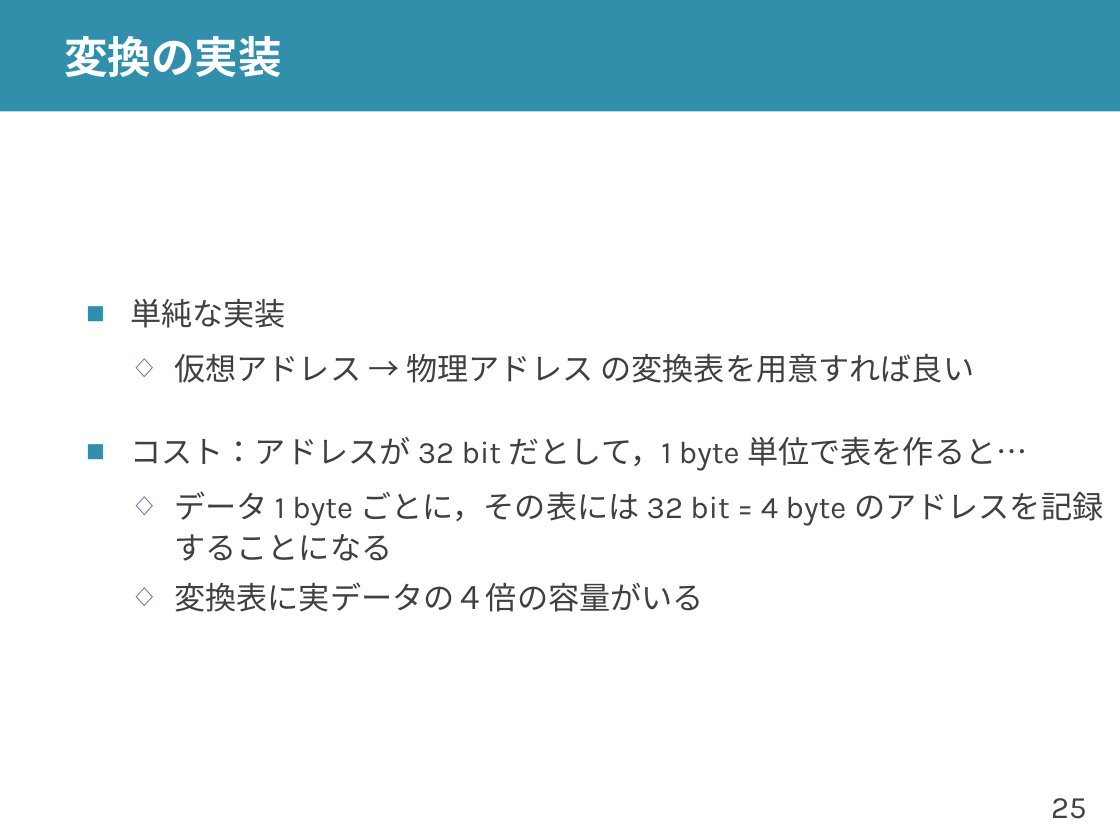
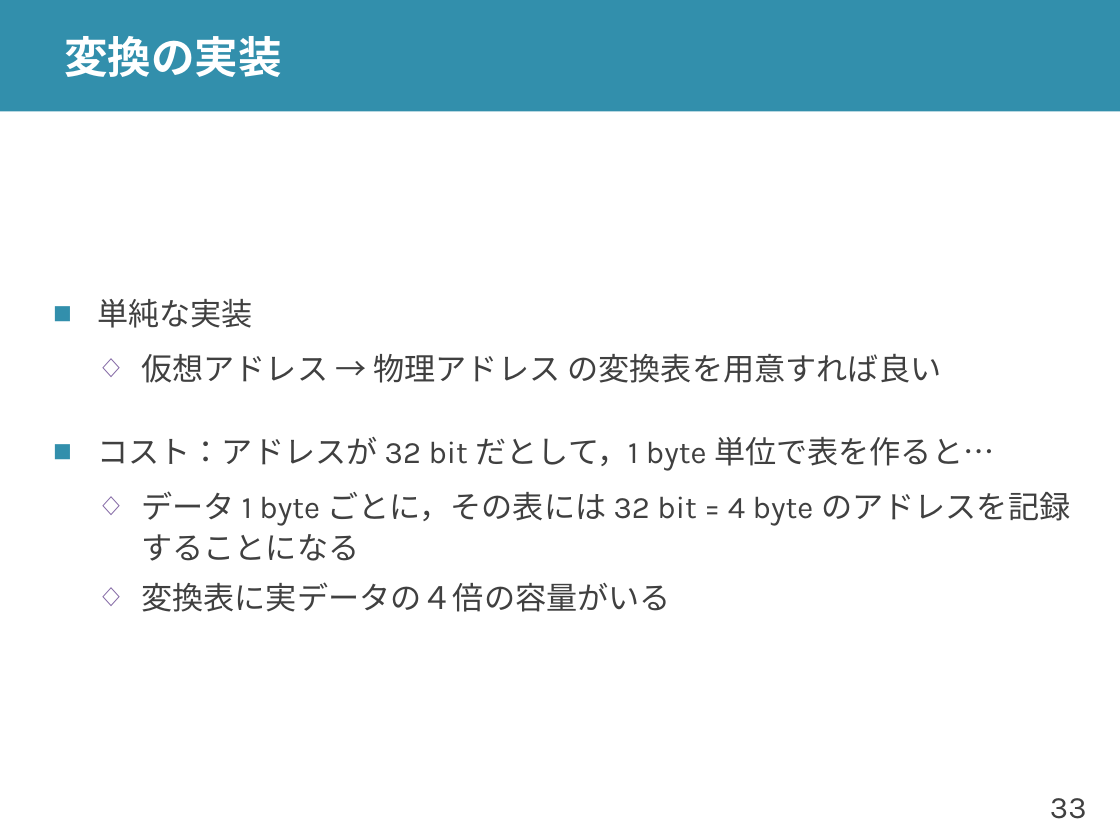
Before and after one commit to shioyadan/advanced-computer-organization, a slide deck: slide 33 of aco-shioya-13.pptx (slide 25 before the commit). Drawn at 1120x840 pixels with LibreOffice and Linux fonts; fonts in the diff are those of the drawing. Boxes give left, top, right and bottom in pixels: in the first picture for what was removed or moved away, otherwise in the second. Text is boxed around its words. In the diff, an @@ line names an element or a change of style, - is before the commit and + after.

```diff
--- a/aco-shioya-13.pptx
+++ b/aco-shioya-13.pptx
@@ text "単純な実装": place and size @@
-text "単純な実装" at box(130, 299, 1103, 612)
+text "単純な実装" at box(97, 299, 1070, 612)
@@ page number at box(1050, 798, 1087, 819): text changed @@
-25
+33
```
Also in this commit, not shown: 15 other slides changed, 8 slides added, 1 other file.
